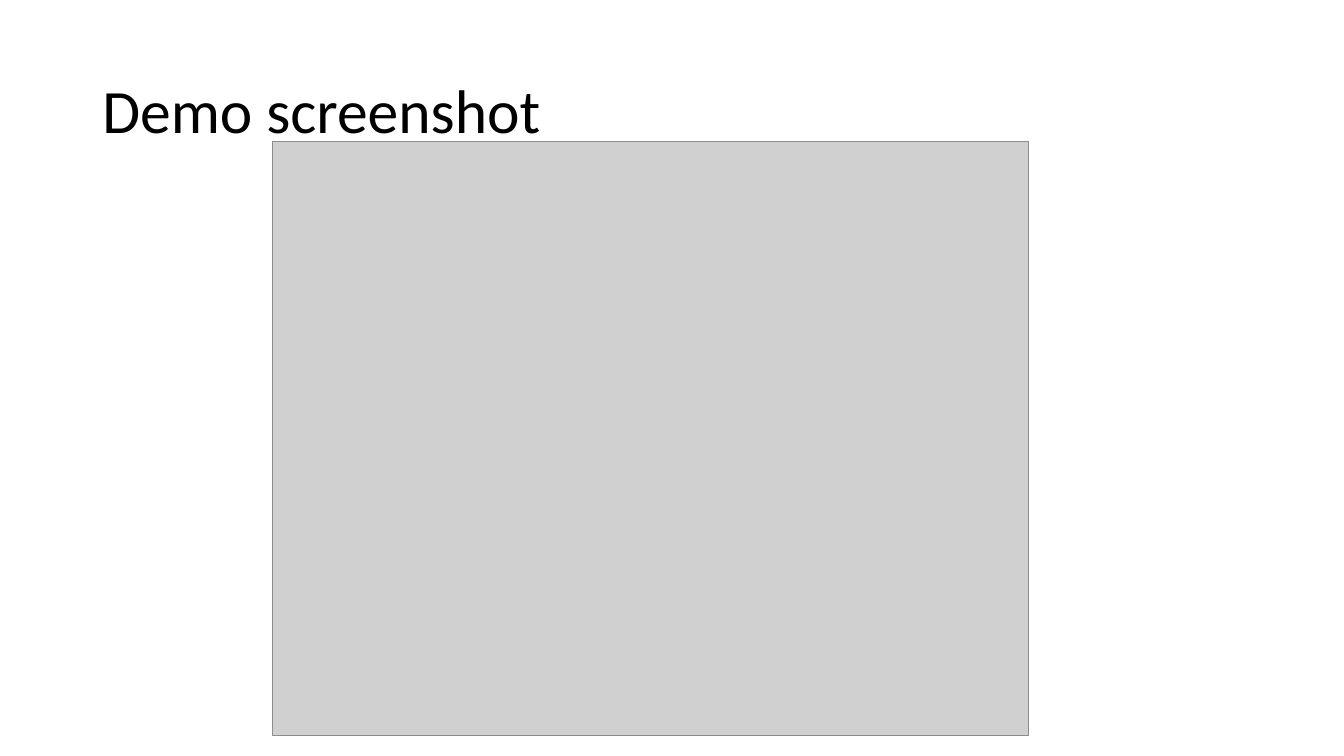
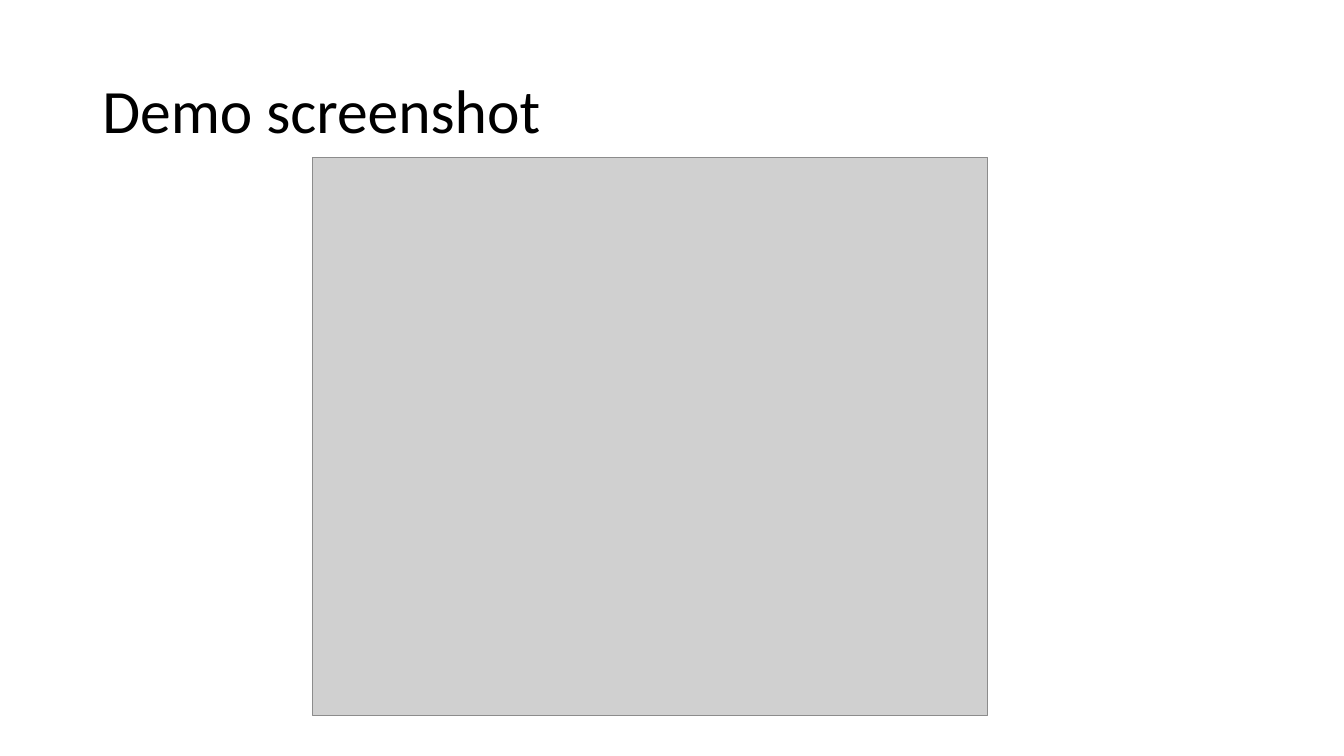
Before and after one commit to samlee946/CS-512-Project-Spell-Checking-System, a slide deck: slide 5 of report/ppt-group18.pptx. Drawn at 1344x756 pixels with LibreOffice and Linux fonts; fonts in the diff are those of the drawing; grey boxes stand for pictures. Boxes give left, top, right and bottom in pixels: in the first picture for what was removed or moved away, otherwise in the second. Text is boxed around its words. In the diff, an @@ line names an element or a change of style, - is before the commit and + after.

```diff
--- a/report/ppt-group18.pptx
+++ b/report/ppt-group18.pptx
@@ text "Demo screenshot" rewrapped from (102,90,540,148) to (102,90,540,134) @@
@@ picture: place and size @@
-picture at (272,141,1028,736)
+picture at (313,157,988,716)
```
Also in this commit, not shown: 13 other files.
